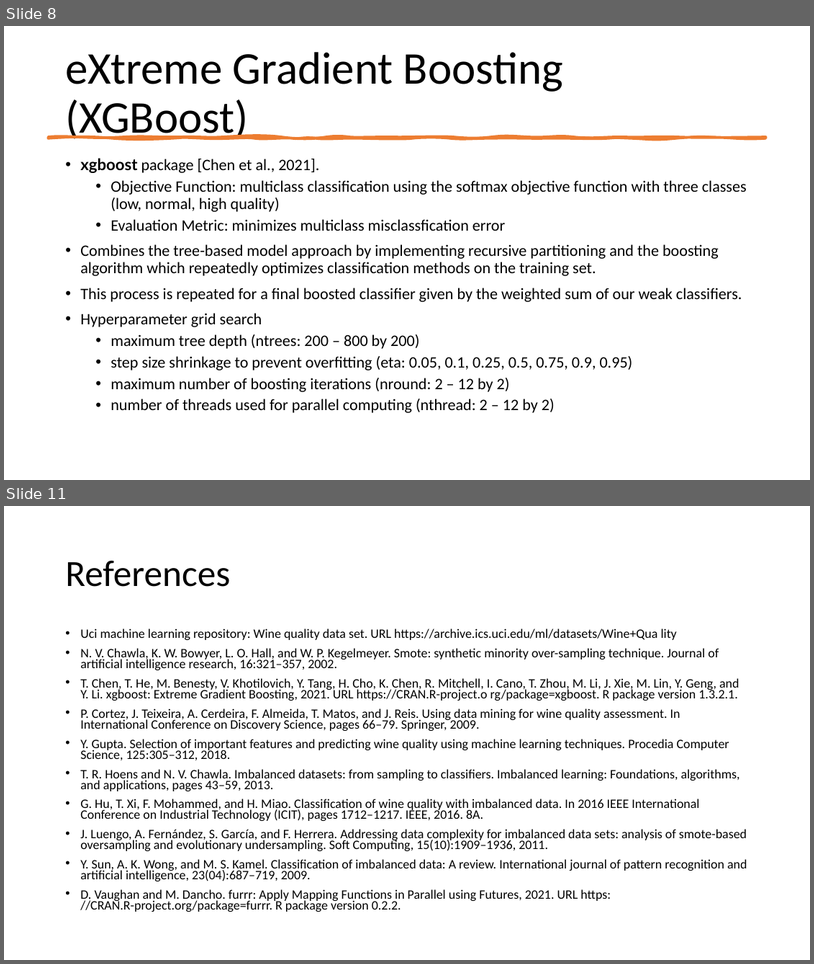
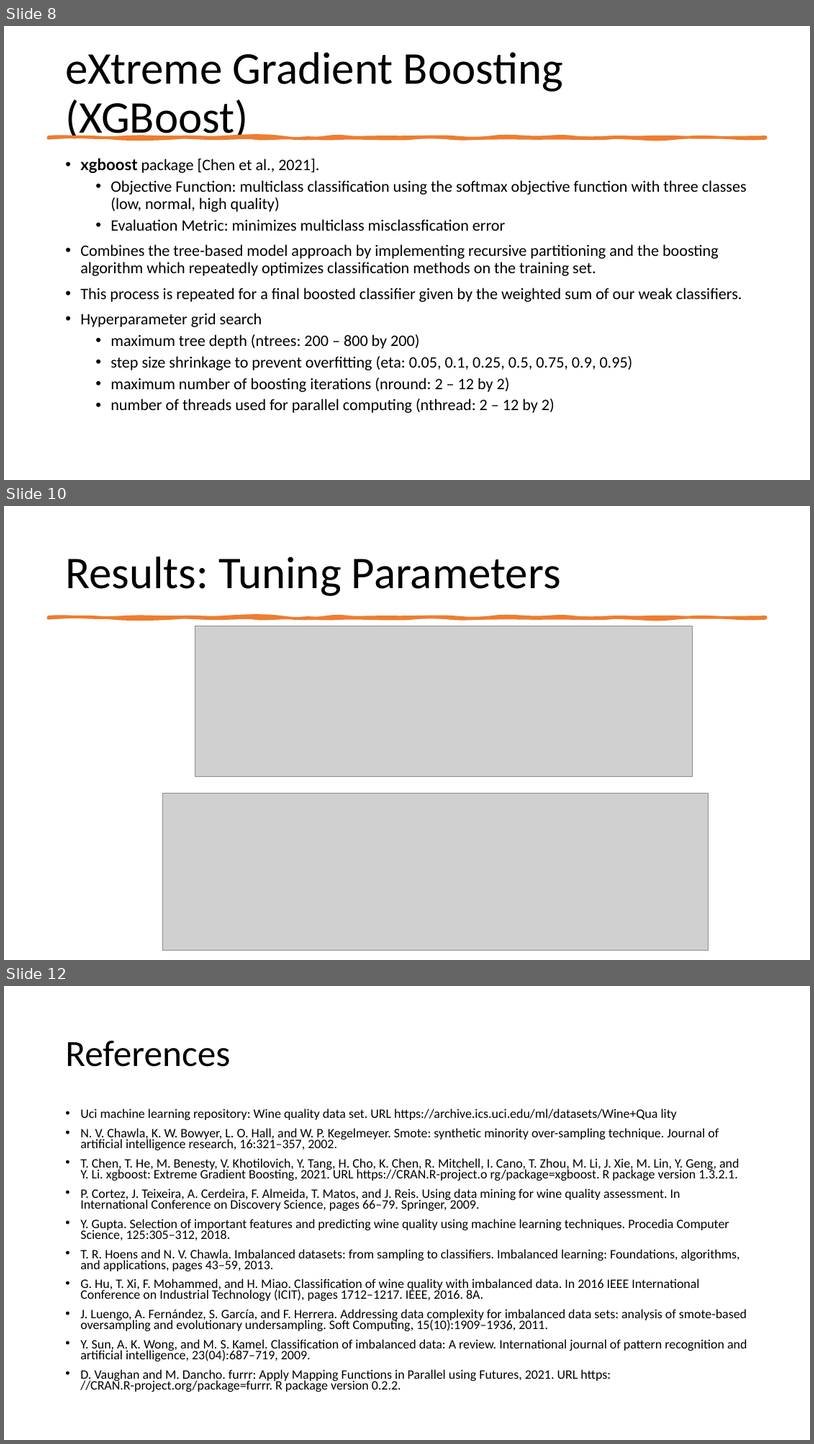
Before and after one commit to earobinson95/Statistical-Learning-Project-UNL-STAT983, a slide deck: presentation/final-presentation.pptx. Shown one above the other, each under a label of ours: slides 8 and 11 before the commit, slides 8, 10 and 12 after it; the slides between them are not shown. The pictures are 814x964 and 814x1444 pixels, drawn with LibreOffice and Linux fonts; fonts in the diff are those of the drawing; grey boxes stand for pictures. Boxes give left, top, right and bottom in pixels: in the first picture for what was removed or moved away, otherwise in the second. Text is boxed around its words. In the diff, an @@ line names an element or a change of style, - is before the commit and + after.

Commit message:
Results and Discussion slides filled out, added an additional slide for tuning parameters before seeing the final slide.

```diff
--- a/presentation/final-presentation.pptx
+++ b/presentation/final-presentation.pptx
@@ slide 10 added at <box>4,506,810,960</box>, background #FFFFFF @@
@@ title added at <box>65,556,561,596</box>, 54 pt, text #000000 @@
+Results: Tuning Parameters
@@ freeform shape added at <box>48,617,766,618</box>, fill #ED7D31, outline #ED7D31 3.25 pt @@
@@ picture added at <box>196,626,693,777</box> @@
@@ picture added at <box>163,793,709,950</box> @@
@@ what was slide 11 is now slide 12 @@
```
Also in this commit, not shown: 1 slide changed, 2 other slides added, 2 slides removed.
